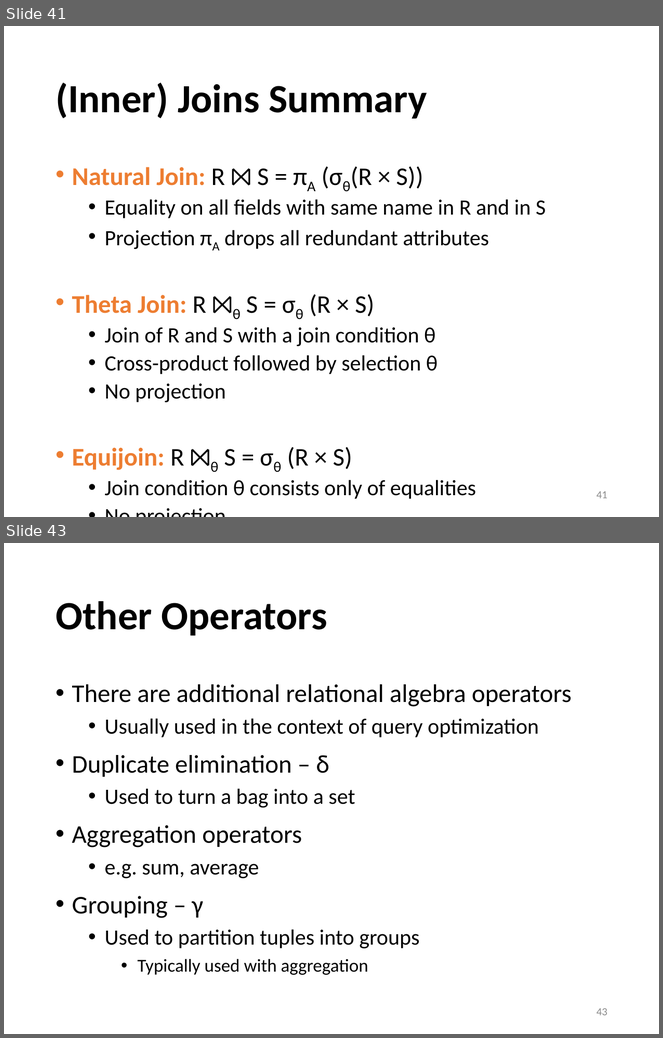
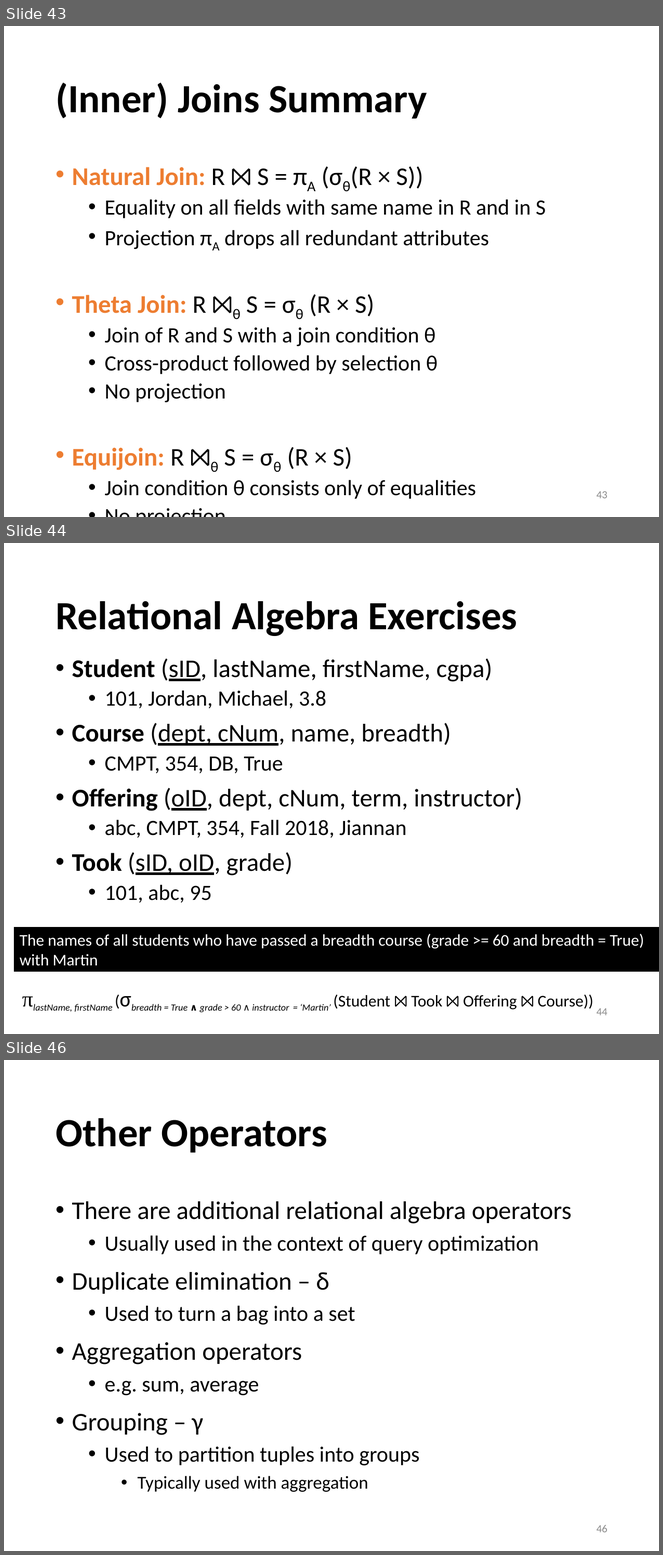
Before and after one commit to sfu-db/cmpt354, a slide deck: Lectures/lec5-relational-algebra.pptx. Shown one above the other, each under a label of ours: slides 41 and 43 before the commit, slides 43, 44 and 46 after it; the slides between them are not shown. The pictures are 663x1038 and 663x1555 pixels, drawn with LibreOffice and Linux fonts; fonts in the diff are those of the drawing. Boxes give left, top, right and bottom in pixels: in the first picture for what was removed or moved away, otherwise in the second. Text is boxed around its words. In the diff, an @@ line names an element or a change of style, - is before the commit and + after.

Commit message:
update grade & fix typos

```diff
--- a/Lectures/lec5-relational-algebra.pptx
+++ b/Lectures/lec5-relational-algebra.pptx
@@ slide 44 added at [4,543,659,1034], background #FFFFFF @@
@@ title added at [55,601,517,636], 44 pt, text #000000, bold @@
+Relational Algebra Exercises
@@ text added at [72,658,522,903], 28 pt, text #000000 @@
+• Student (sID, lastName, firstName, cgpa)
+  • 101, Jordan, Michael, 3.8
+• Course (dept, cNum, name, breadth)
+  • CMPT, 354, DB, True
+• Offering (oID, dept, cNum, term, instructor)
+  • abc, CMPT, 354, Fall 2018, Jiannan
+• Took (sID, oID, grade)
+  • 101, abc, 95
@@ rectangle added at [13,926,659,973], fill #000000, outline #FFFFFF 1.5 pt, 18 pt, text #FFFFFF @@
+The names of all students who have passed a breadth course (grade >= 60 and breadth = True) with Martin
@@ text added at [75,995,594,1013], 18 pt, text #000000, italic @@
+πlastName, firstName (σbreadth = True ∧ grade > 60 ∧ instructor = ‘Martin’ (Student ⨝ Took ⨝ Offering ⨝ Course))
@@ page number added at [597,1008,608,1016], 12 pt, text #8C8C8C @@
+44
@@ what was slide 41 is now slide 43 @@
@@ page number at [597,491,608,499]: text changed @@
-41
+43
@@ what was slide 43 is now slide 46 @@
@@ page number at [597,1525,608,1533]: text changed @@
-43
+46
```
Also in this commit, not shown: 6 slides changed, 1 other slide added, 2 other files.
